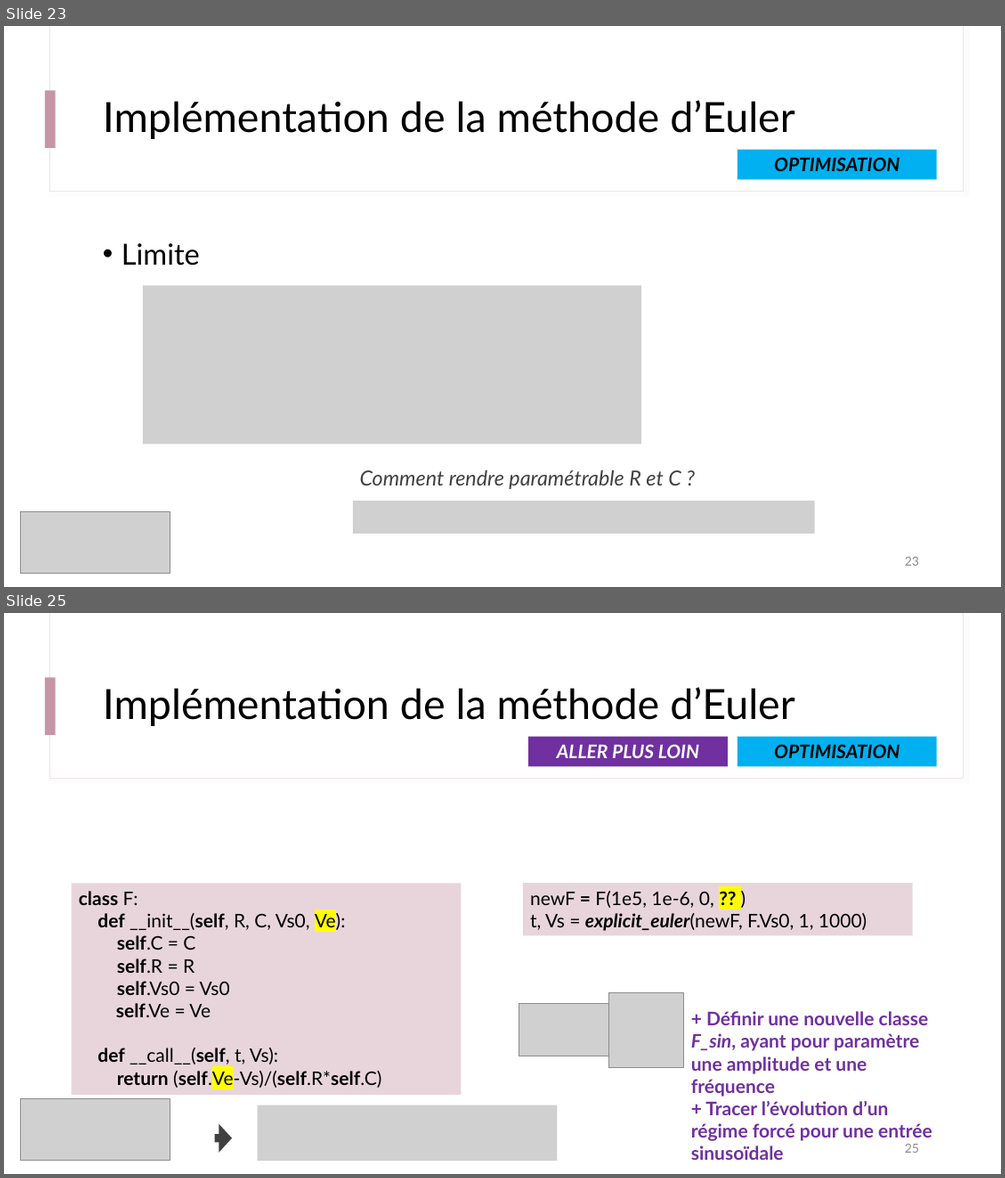
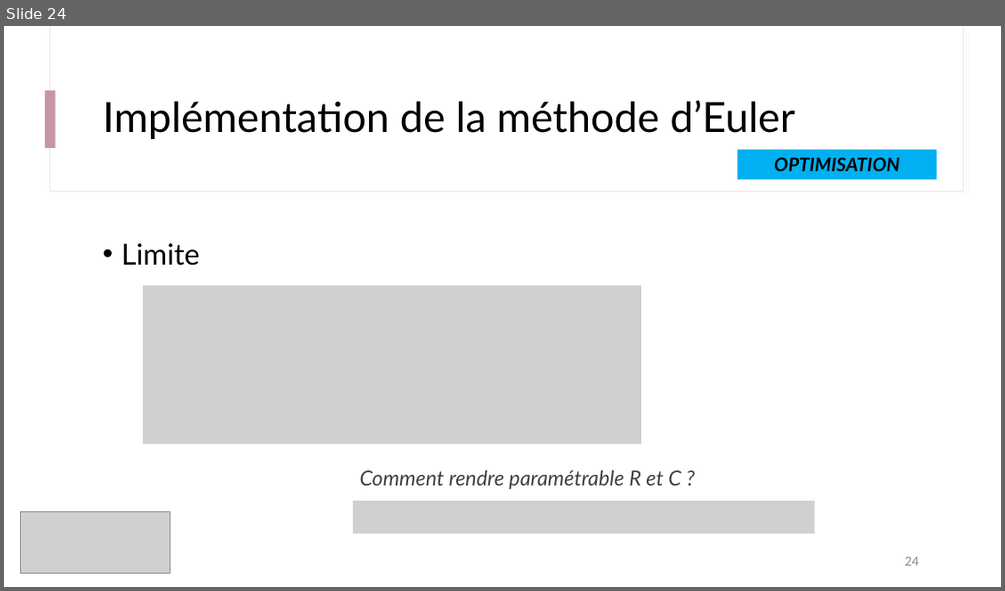
Before and after one commit to IOGS-Digital-Methods/semester-5, a slide deck: ONIP/onip_b1_methodes_numeriques/seance2_equation_diff/B1_s3_1_Approche_Euler.pptx. Shown one above the other, each under a label of ours: slides 23 and 25 before the commit, slide 24 after it; the slides between them are not shown. The pictures are 1005x1178 and 1005x591 pixels, drawn with LibreOffice and Linux fonts; fonts in the diff are those of the drawing; grey boxes stand for pictures. Boxes give left, top, right and bottom in pixels: in the first picture for what was removed or moved away, otherwise in the second. Text is boxed around its words. In the diff, an @@ line names an element or a change of style, - is before the commit and + after.

Commit message:
Update ONIP Bloc 1 - Euler

```diff
--- a/ONIP/onip_b1_methodes_numeriques/seance2_equation_diff/B1_s3_1_Approche_Euler.pptx
+++ b/ONIP/onip_b1_methodes_numeriques/seance2_equation_diff/B1_s3_1_Approche_Euler.pptx
@@ slide 25 removed at (4, 613, 1001, 1174), background #FFFFFF; not listed: 3 template elements that a slide beside it also shows @@
@@ title removed at (103, 687, 795, 726) @@
-Implémentation de la méthode d’Euler
@@ rectangle removed at (528, 737, 727, 766) @@
-ALLER PLUS LOIN
@@ rectangle removed at (737, 737, 937, 766) @@
-OPTIMISATION
@@ rectangle removed at (72, 883, 461, 1094) @@
-class F:
-def __init__(self, R, C, Vs0, Ve):
-self.C = C
-self.R = R
-self.Vs0 = Vs0
-self.Ve = Ve
-def __call__(self, t, Vs):
-return (self.Ve-Vs)/(self.R*self.C)
@@ rectangle removed at (523, 883, 913, 936) @@
-newF = F(1e5, 1e-6, 0, ?? )
-t, Vs = explicit_euler(newF, F.Vs0, 1, 1000)
@@ picture removed at (518, 1004, 624, 1056) @@
@@ picture removed at (609, 992, 684, 1067) @@
@@ text removed at (691, 1011, 932, 1159) @@
-+ Définir une nouvelle classe F_sin, ayant pour paramètre une amplitude et une fréquence
-+ Tracer l’évolution d’un régime forcé pour une entrée sinusoïdale
@@ picture removed at (20, 1098, 170, 1159) @@
@@ picture removed at (258, 1105, 558, 1160) @@
@@ right arrow removed at (215, 1124, 232, 1152) @@
@@ page number removed at (905, 1143, 919, 1152) @@
-25
@@ what was slide 23 is now slide 24 @@
@@ page number at (905, 556, 919, 565): text changed @@
-23
+24
```
Also in this commit, not shown: 3 slides added, 2 other slides removed, 2 other files.
